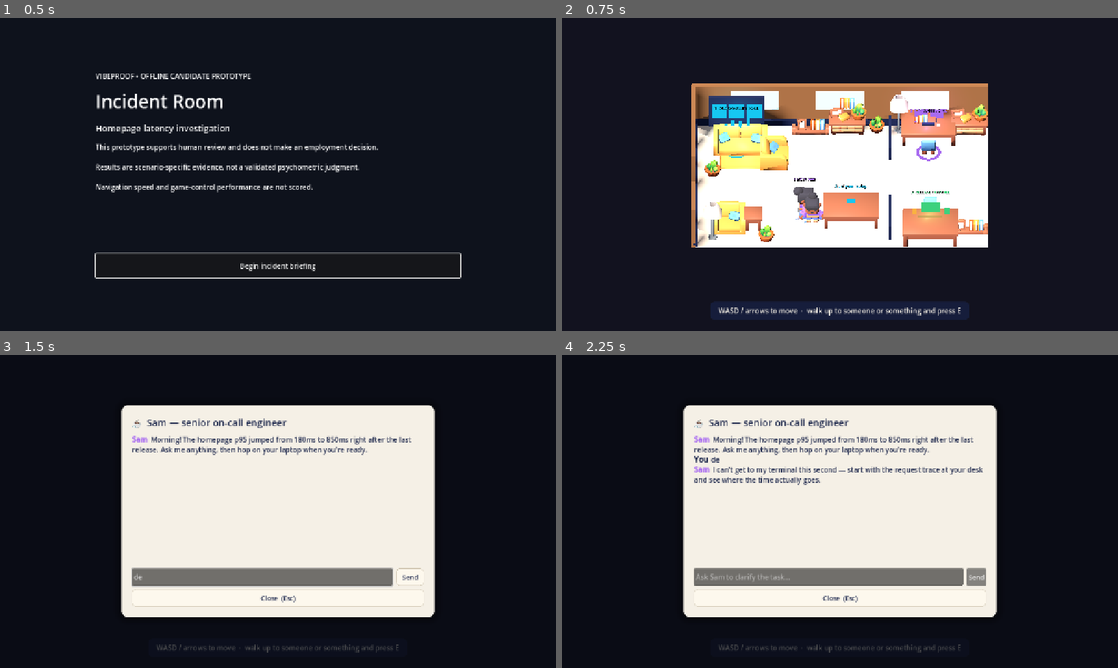
Above: before the commit, frames 1-4 (two rows, left to right).
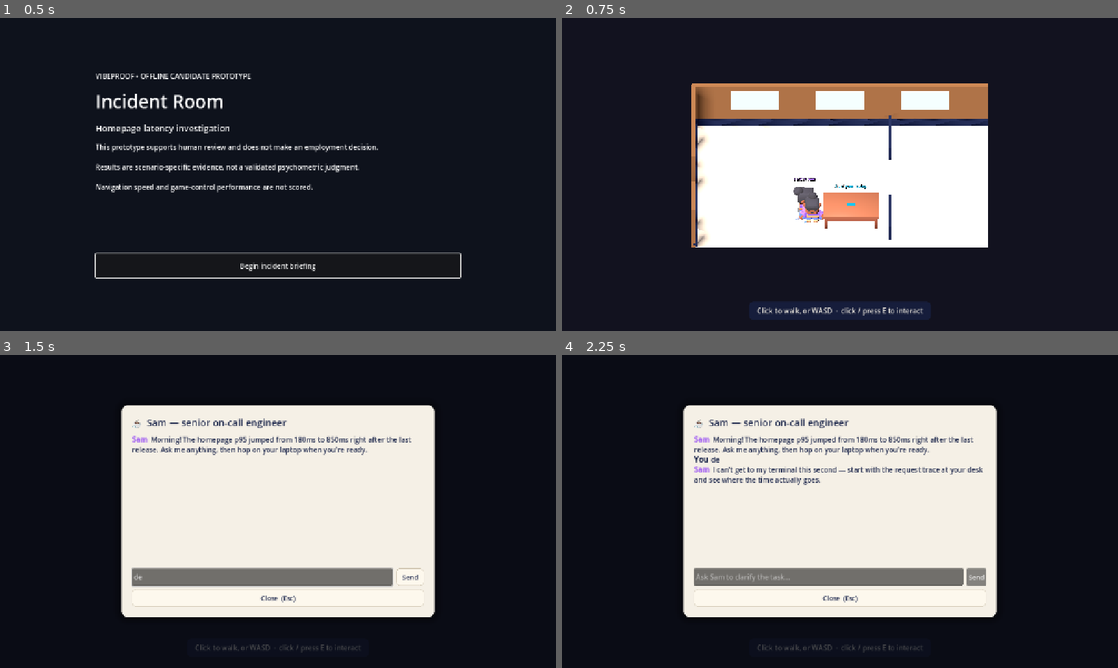
Above: after the commit, the same moments.

Repository: mengfoong-dev/codex-candidate-assesment-system
Game: Godot game, scene res://scenes/main/main.tscn
The game is run twice, just before and just after one commit, with the same random seed, the same clock (stepped at 60 frames per second) and the same inputs.
Inputs (mouse positions are in pixels of both pictures, inside the frame that each line leads up to):
- Up to frame 1 (0.5 s): no input
- Up to frame 2 (0.75 s): click "Begin incident briefing" at 0.5 s
- Up to frame 3 (1.5 s): tap E (interact) at 1.25, 1.35 s; move the mouse to (400, 495) at 1.27 s; hold D (move_right) from 1.28 s (still down); click (400, 495) at 1.42 s
- Up to frame 4 (2.25 s): release D (move_right) at 2 s; click "Send" at 2 s

Frame 1 is identical in both runs. In frame 2, 9.1% of the frame differs, in the area x 24-77%, y 24-97%; in frame 3, 0.2%; in frame 4, 0.2%.

Commit message:
feat: declutter office to one desk, face laptop away, add click-to-walk
- Strip the room to a single desk workstation: remove the furniture dressing and
  the three station props/triggers (evidence still lives in the laptop Evidence tab).
- Rotate the desk 180 so the laptop screen faces front-to-back, not the camera.
- Point-and-click movement: left-click walks the player to the floor point (camera
  raycast) and interacts with whatever is there on arrival; WASD still works and
  overrides a pending click. Office overlay passes clicks through unless a panel is open.
- Update room-contract test for the decluttered room (shell + desk + senior).

Diff:
--- a/apps/incident-room/scenes/room/incident_room.tscn
+++ b/apps/incident-room/scenes/room/incident_room.tscn
@@ -1,12 +1,8 @@
-[gd_scene load_steps=18 format=3]
+[gd_scene load_steps=14 format=3]
 
 [ext_resource type="PackedScene" path="res://scenes/player/player.tscn" id="1_player"]
 [ext_resource type="PackedScene" path="res://scenes/stations/station_trigger.tscn" id="2_station"]
 [ext_resource type="PackedScene" path="res://scenes/room/cozy_office_shell.tscn" id="3_shell"]
-[ext_resource type="PackedScene" path="res://scenes/room/cozy_office_dressing.tscn" id="4_dressing"]
-[ext_resource type="PackedScene" path="res://scenes/stations/observability_station_visual.tscn" id="5_obs"]
-[ext_resource type="PackedScene" path="res://scenes/stations/developer_station_visual.tscn" id="6_dev"]
-[ext_resource type="PackedScene" path="res://scenes/stations/release_station_visual.tscn" id="7_rel"]
 [ext_resource type="PackedScene" path="res://scenes/player/player_visual.tscn" id="8_senior"]
 [ext_resource type="PackedScene" uid="uid://bvo4lptnqfnyu" path="res://assets/third_party/kaykit-furniture-bits/table_medium_long.gltf" id="9_desk"]
 
@@ -88,32 +84,6 @@
 position = Vector3(8, 0.5, 0)
 shape = SubResource("RightBoundaryShape")
 
-[node name="Dressing" parent="." instance=ExtResource("4_dressing")]
-
-[node name="ObservabilityWall" parent="." instance=ExtResource("2_station")]
-position = Vector3(-5.6, 0, -3.6)
-station_id = "observability_wall"
-station_title = "1  OBSERVABILITY WALL"
-accent_color = Color(0.1, 0.78, 0.95, 1)
-
-[node name="Landmark" parent="ObservabilityWall" instance=ExtResource("5_obs")]
-
-[node name="DeveloperDesk" parent="." instance=ExtResource("2_station")]
-position = Vector3(4.8, 0, -3.4)
-station_id = "developer_desk"
-station_title = "2  DEVELOPER DESK"
-accent_color = Color(0.66, 0.42, 0.94, 1)
-
-[node name="Landmark" parent="DeveloperDesk" instance=ExtResource("6_dev")]
-
-[node name="ReleaseConsole" parent="." instance=ExtResource("2_station")]
-position = Vector3(4.9, 0, 3.1)
-station_id = "release_console"
-station_title = "3  RELEASE CONSOLE"
-accent_color = Color(0.24, 0.82, 0.49, 1)
-
-[node name="Landmark" parent="ReleaseConsole" instance=ExtResource("7_rel")]
-
 [node name="Senior" type="Node3D" parent="."]
 transform = Transform3D(0, 0, 1, 0, 1, 0, -1, 0, 0, -1.9, 0.05, 2.1)
 
@@ -125,7 +95,7 @@
 accent_color = Color(0.66, 0.42, 0.94, 1)
 
 [node name="MyDesk" type="Node3D" parent="."]
-transform = Transform3D(1, 0, 0, 0, 1, 0, 0, 0, 1, 0.6, 0, 2.6)
+transform = Transform3D(-1, 0, 0, 0, 1, 0, 0, 0, -1, 0.6, 0, 2.6)
 
 [node name="Table" parent="MyDesk" instance=ExtResource("9_desk")]
 
--- a/apps/incident-room/scripts/presentation/main.gd
+++ b/apps/incident-room/scripts/presentation/main.gd
@@ -226,7 +226,7 @@
 func _prompt_for(station_id: String) -> String:
     match station_id:
         "":
-            return "WASD / arrows to move  ·  walk up to someone or something and press E"
+            return "Click to walk, or WASD  ·  click / press E to interact"
         "my_desk":
             return "Press E — sit at your laptop 💻"
         "senior":
--- a/apps/incident-room/scripts/presentation/office_layer.gd
+++ b/apps/incident-room/scripts/presentation/office_layer.gd
@@ -34,6 +34,9 @@
 var _sending := false
 
 func _ready() -> void:
+    # Let clicks fall through to the 3D game for click-to-walk; the modal scrim below
+    # re-captures them while a panel is open.
+    mouse_filter = Control.MOUSE_FILTER_IGNORE
     _build_hint()
     _build_modal()
     _http = HTTPRequest.new()
--- a/apps/incident-room/scripts/presentation/player_controller.gd
+++ b/apps/incident-room/scripts/presentation/player_controller.gd
@@ -13,6 +13,30 @@
 var input_enabled := true
 var _nearby_stations: Array[Area3D] = []
 var _nearest_station_id := ""
+# Click-to-walk target (point-and-click movement); WASD overrides it.
+var _click_target := Vector3.ZERO
+var _has_click_target := false
+var _click_wants_interact := false
+
+func _unhandled_input(event: InputEvent) -> void:
+    if not input_enabled:
+        return
+    if event is InputEventMouseButton and event.button_index == MOUSE_BUTTON_LEFT and event.pressed:
+        var camera := get_node_or_null(camera_path) as Camera3D
+        if camera == null:
+            return
+        var origin := camera.project_ray_origin(event.position)
+        var dir := camera.project_ray_normal(event.position)
+        if absf(dir.y) < 0.0001:
+            return
+        var t := -origin.y / dir.y
+        if t < 0.0:
+            return
+        var hit := origin + dir * t
+        _click_target = Vector3(hit.x, 0.0, hit.z)
+        _has_click_target = true
+        # Walk to the click, then try to interact with whatever's there.
+        _click_wants_interact = true
 
 func _physics_process(_delta: float) -> void:
     if not input_enabled:
@@ -22,7 +46,20 @@
         return
 
     var input_vector := Input.get_vector("move_left", "move_right", "move_forward", "move_backward")
-    var direction := _camera_aligned_direction(input_vector)
+    var direction := Vector3.ZERO
+    if not input_vector.is_zero_approx():
+        _has_click_target = false  # manual movement cancels a pending click
+        direction = _camera_aligned_direction(input_vector)
+    elif _has_click_target:
+        var to_target := _click_target - global_position
+        to_target.y = 0.0
+        if to_target.length() > 0.3:
+            direction = to_target.normalized()
+        else:
+            _has_click_target = false
+            if _click_wants_interact:
+                _click_wants_interact = false
+                _request_nearest_station()
     velocity.x = direction.x * movement_speed
     velocity.z = direction.z * movement_speed
     if not is_on_floor():
--- a/apps/incident-room/tests/test_room_contracts.gd
+++ b/apps/incident-room/tests/test_room_contracts.gd
@@ -42,18 +42,11 @@
     if floor != null:
         t.assert_true(floor.get_node_or_null("CollisionShape3D") is CollisionShape3D, "floor collision shape exists")
 
-    var station_ids: Array[String] = []
+    # Any interactable in the room must expose the interaction signal the coordinator wires.
     for area: Node in room.find_children("*", "Area3D", true, false):
         var station_id: Variant = area.get("station_id")
         if station_id != null and not str(station_id).is_empty():
-            station_ids.append(str(station_id))
             t.assert_true(area.has_signal("interaction_requested"), "%s emits interaction intent" % station_id)
-    station_ids.sort()
-    # The three scenario evidence stations must stay present. The room may also carry
-    # extra navigation interactables (the senior NPC, the player's own desk), so this
-    # checks the scenario stations are all there rather than requiring an exact set.
-    for required_id: String in ["developer_desk", "observability_wall", "release_console"]:
-        t.assert_true(station_ids.has(required_id), "scenario station present: %s" % required_id)
 
     for action: String in REQUIRED_ACTIONS:
         t.assert_true(InputMap.has_action(action), "input action exists: %s" % action)
@@ -62,26 +55,10 @@
     t.assert_false(controller_source.contains("CandidateSession"), "movement does not call candidate session")
     t.assert_false(controller_source.contains("EventLogger"), "movement does not call event logger")
 
-    var shell := room.get_node_or_null("Architecture/CozyOfficeShell")
-    t.assert_true(shell is Node3D, "room has the cozy office shell")
-    var dressing := room.get_node_or_null("Dressing")
-    t.assert_true(dressing is Node3D, "room has a furniture dressing layer")
-    if dressing != null:
-        var dressing_nodes := dressing.find_children("*", "Node3D", true, false)
-        t.assert_true(dressing_nodes.size() >= 18, "dressing composes at least 18 furniture nodes")
-
-    for node_name: String in ["ObservabilityWall", "DeveloperDesk", "ReleaseConsole"]:
-        var station := room.get_node_or_null(node_name)
-        t.assert_true(station is Area3D, "station present: %s" % node_name)
-        if station == null:
-            continue
-        var landmark := station.get_node_or_null("Landmark")
-        t.assert_true(landmark != null, "%s has a Landmark" % node_name)
-        if landmark == null:
-            continue
-        t.assert_true(landmark.has_method("set_active"), "%s landmark exposes set_active" % node_name)
-        for light: Node in landmark.find_children("*", "Light3D", true, false):
-            t.assert_false((light as Light3D).shadow_enabled, "%s landmark light casts no shadow" % node_name)
+    # Decluttered office: the shell plus a single desk workstation and the senior NPC.
+    t.assert_true(room.get_node_or_null("Architecture/CozyOfficeShell") is Node3D, "room has the cozy office shell")
+    t.assert_true(room.get_node_or_null("MyDesk") is Node3D, "room has the player's desk workstation")
+    t.assert_true(room.get_node_or_null("Senior") is Node3D, "room has the senior NPC")
 
     room.queue_free()
     return t.failures
